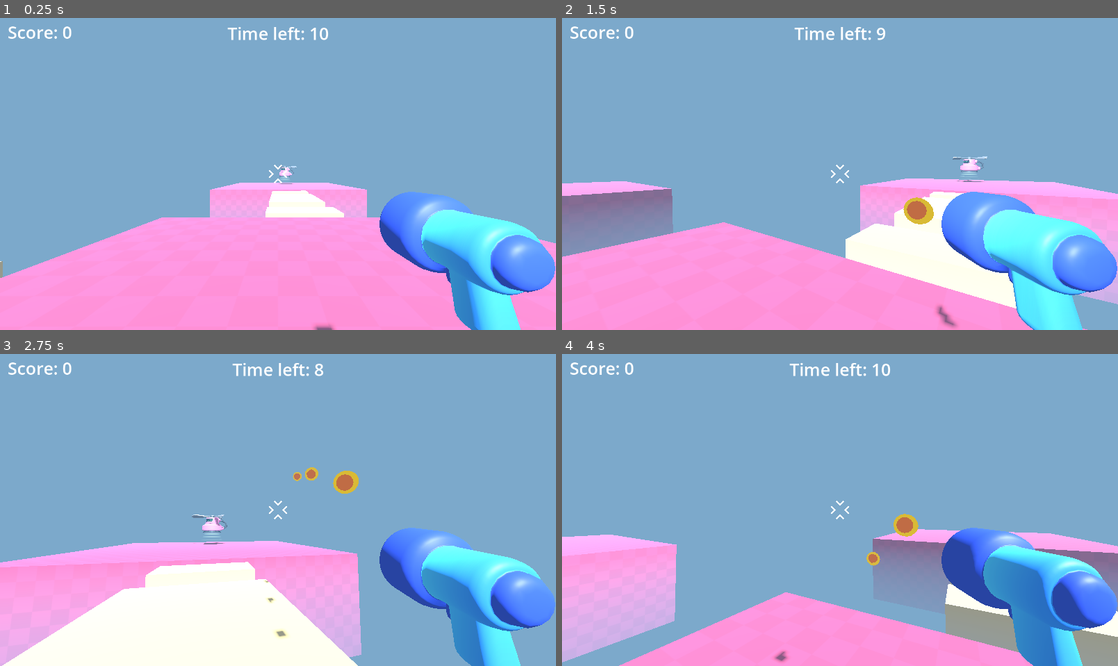
Above: before the commit, frames 1-4 (two rows, left to right).
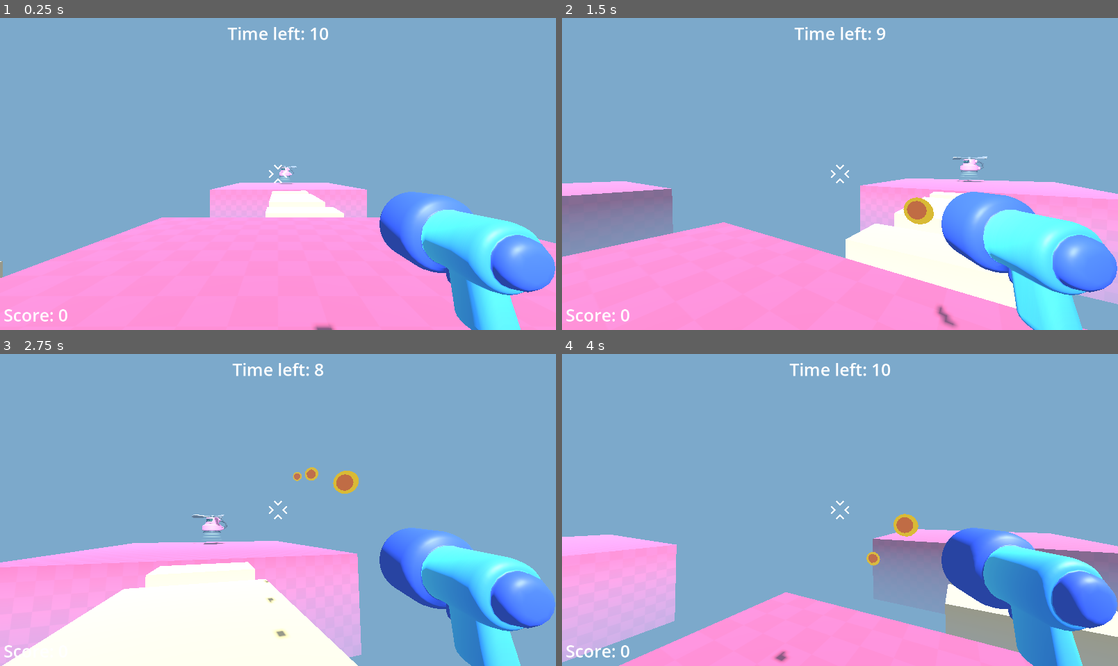
Above: after the commit, the same moments.

Repository: nesherson/survivor-arena-fps
Game: Godot game, scene res://scenes/game/game.tscn
Same seed, same stepped clock (60 frames per second), same inputs: the game is played once before the commit and once after it.
Inputs (mouse positions are in pixels of both pictures, inside the frame that each line leads up to):
- Up to frame 1 (0.25 s): no input
- Up to frame 2 (1.5 s): tap Enter at 0.5 s; move the mouse to (867, 174) at 0.52 s; press the mouse at (867, 174) at 0.53 s; hold W (move_forward) from 0.53 s (still down); tap Space (jump) at 0.77 s; move the mouse to (812, 174) at 1.27 s; release the mouse at (812, 174) at 1.28 s; click (812, 174) at 1.35 s
- Up to frame 3 (2.75 s): keep holding W (move_forward); tap Space (jump) at 1.52 s; move the mouse to (289, 503) at 2.02 s; press the mouse at (289, 503) at 2.03 s
- Up to frame 4 (4 s): keep holding W (move_forward); move the mouse to (834, 516) at 2.77 s; release the mouse at (834, 516) at 2.78 s; click (834, 516) at 2.85 s; tap Space (jump) at 3.02, 3.77 s; move the mouse to (878, 513) at 3.52 s; press the mouse at (878, 513) at 3.53 s

The runs differ from the first frame. In frame 1, 0.3% of the frame differs, in the area x 0-13%, y 2-98%; in frame 2, 0.3%; in frame 3, 0.2%; in frame 4, 0.3%.

Commit message:
Move score to bottom left corner

Diff:
--- a/scenes/game/game.tscn
+++ b/scenes/game/game.tscn
@@ -58,10 +58,10 @@
 
 [node name="ScoreLabel" type="Label" parent="."]
 unique_name_in_owner = true
-offset_left = 19.0
-offset_top = 6.0
-offset_right = 177.0
-offset_bottom = 64.0
+offset_left = 9.0
+offset_top = 702.0
+offset_right = 167.0
+offset_bottom = 760.0
 text = "Score: 0"
 label_settings = SubResource("LabelSettings_lfrn8")
 
